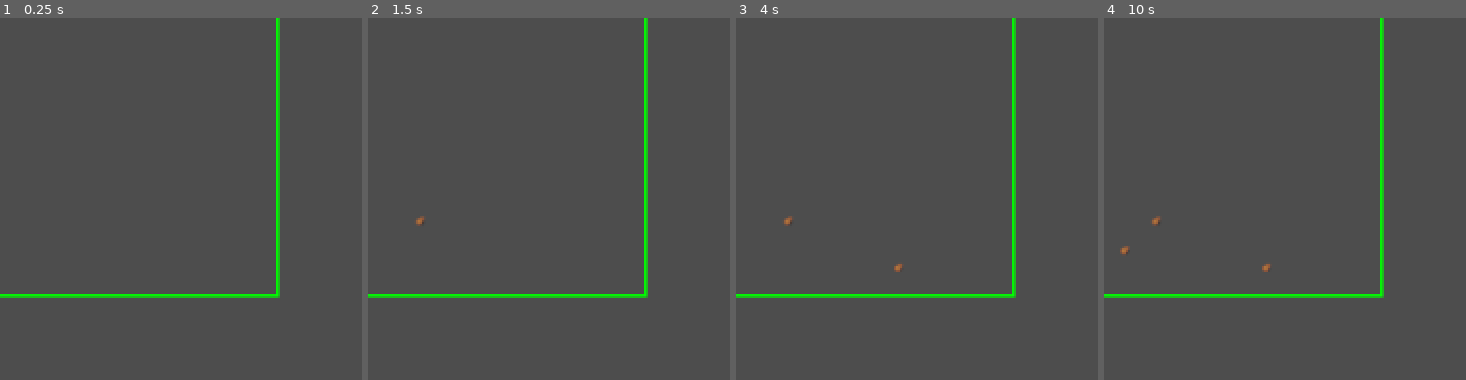
Above: before the commit, frames 1-4 (left to right).
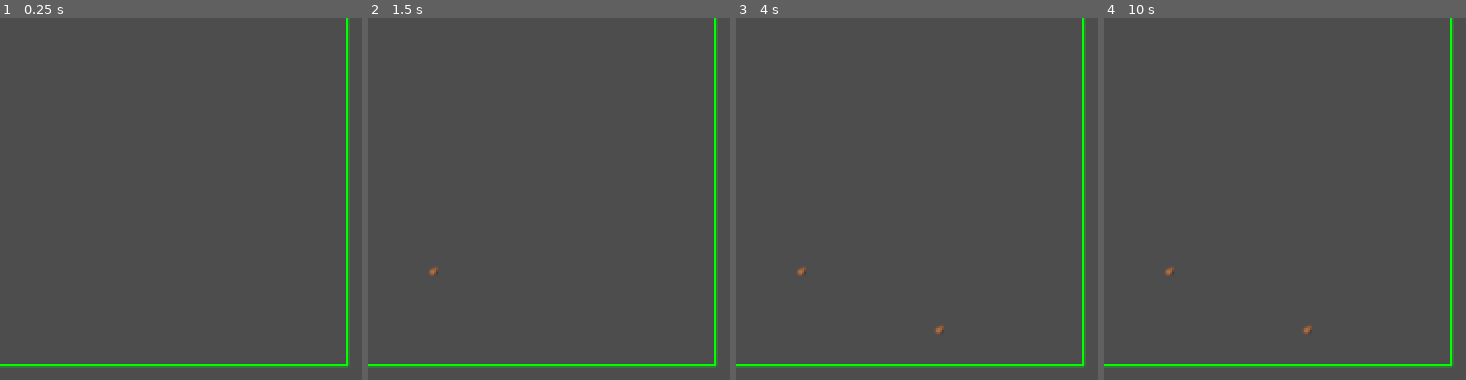
Above: after the commit, the same moments.

Repository: Piggward/GetOutOfMeGarden
Game: Godot game, scene res://scenes/spawnable_area.tscn
The game is run twice, just before and just after one commit, with the same random seed, the same clock (stepped at 60 frames per second) and the same inputs. The project has no main scene, so this scene is started directly.
Inputs (mouse positions are in pixels of both pictures, inside the frame that each line leads up to):
- Up to frame 1 (0.25 s): no input
- Up to frame 2 (1.5 s): tap Enter at 0.5 s; move the mouse to (outside the picture) at 0.52 s; press the mouse at (outside the picture) at 0.53 s; tap Space at 1.25 s; move the mouse to (outside the picture) at 1.27 s; release the mouse at (outside the picture) at 1.28 s; right-click (outside the picture) at 1.35 s; click (outside the picture) at 1.42 s
- Up to frame 3 (4 s): tap Enter at 2, 3.5 s; move the mouse to (outside the picture) at 2.02 s; press the mouse at (outside the picture) at 2.03 s; tap Space at 2.75 s; move the mouse to (outside the picture) at 2.77 s; release the mouse at (outside the picture) at 2.78 s; right-click (outside the picture) at 2.85 s; click (outside the picture) at 2.92 s; move the mouse to (outside the picture) at 3.52 s; press the mouse at (outside the picture) at 3.53 s
- Up to frame 4 (10 s): tap Space at 4.25 s; move the mouse to (1422, 332) at 4.27 s; release the mouse at (1422, 332) at 4.28 s; right-click (1422, 332) at 4.35 s; click (1422, 332) at 4.42 s; move the mouse to (outside the picture) at 5.02 s; press the mouse at (outside the picture) at 5.03 s; move the mouse to (outside the picture) at 5.77 s; release the mouse at (outside the picture) at 5.78 s; right-click (outside the picture) at 5.85 s; click (outside the picture) at 5.92 s; move the mouse to (outside the picture) at 6.52 s; press the mouse at (outside the picture) at 6.53 s; move the mouse to (outside the picture) at 7.27 s; release the mouse at (outside the picture) at 7.28 s; right-click (outside the picture) at 7.35 s; click (outside the picture) at 7.42 s; move the mouse to (outside the picture) at 8.02 s; press the mouse at (outside the picture) at 8.03 s; move the mouse to (outside the picture) at 8.77 s; release the mouse at (outside the picture) at 8.78 s; right-click (outside the picture) at 8.85 s; click (outside the picture) at 8.92 s; move the mouse to (outside the picture) at 9.52 s; press the mouse at (outside the picture) at 9.53 s

The runs differ from the first frame. In frame 1, 3.8% of the frame differs, in the area x 0-97%, y 0-97%; in frame 2, 3.9%; in frame 3, 4.0%; in frame 4, 4.0%.

Commit message:
remove test weed

Diff:
--- a/scenes/spawnable_area.tscn
+++ b/scenes/spawnable_area.tscn
@@ -4,8 +4,6 @@
 
 [node name="SpawnableArea" type="Node2D"]
 script = ExtResource("1_kgvh7")
-spawn_area_width = 400.0
-spawn_area_height = 400.0
 
 [node name="SpawnedObjects" type="Node2D" parent="."]
 
